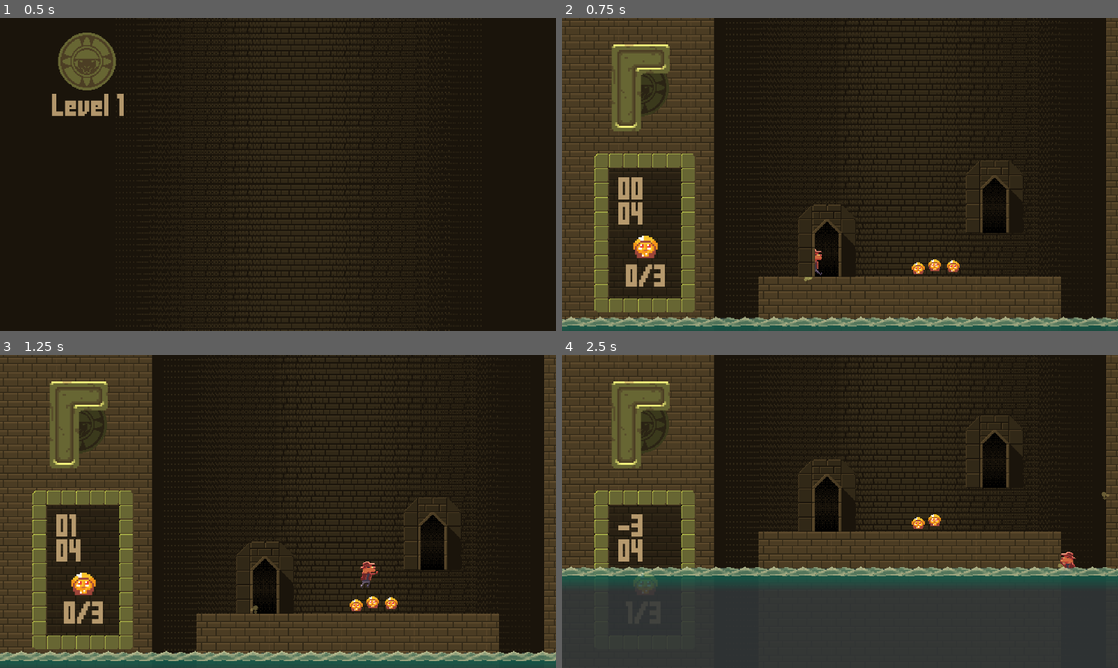
Above: before the commit, frames 1-4 (two rows, left to right).
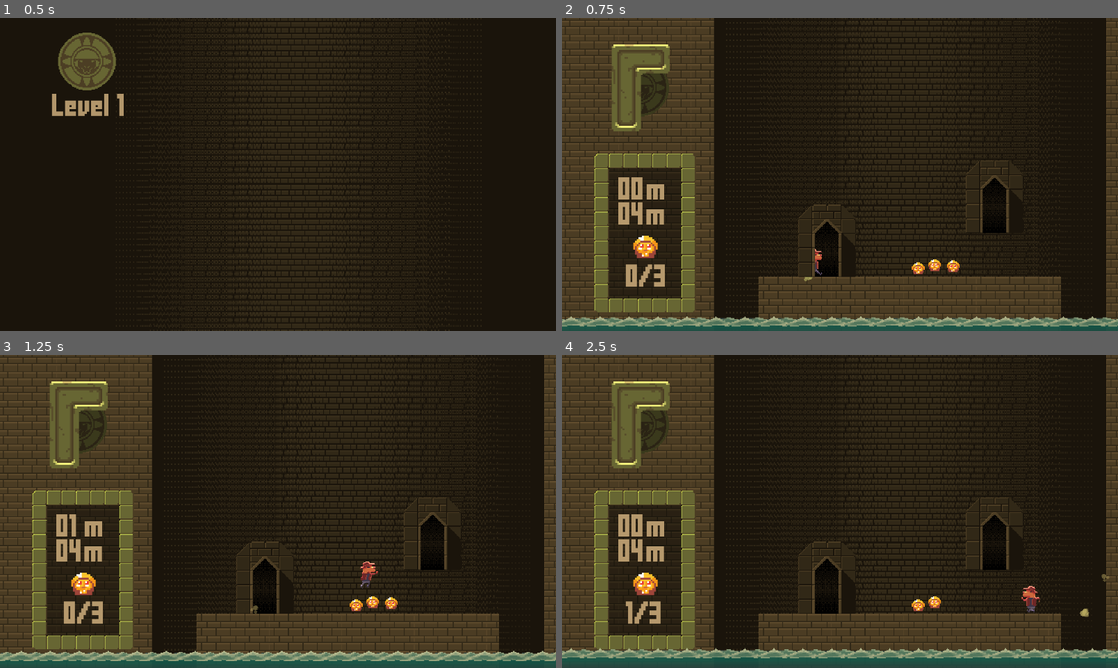
Above: after the commit, the same moments.

Repository: The-First-Pancake/gmtk-game-jam-2024
Game: Godot game, scene res://Levels/LevelSelect.tscn
Same seed, same stepped clock (60 frames per second), same inputs: the game is played once before the commit and once after it. The engine's default icon, where the game draws it, is replaced by a stand-in: a white triangle on a blue panel in a dark square.
Inputs (mouse positions are in pixels of both pictures, inside the frame that each line leads up to):
- Up to frame 1 (0.5 s): no input
- Up to frame 2 (0.75 s): tap Enter at 0.5 s; move the mouse to (650, 61) at 0.52 s; hold Right (move_right) from 0.53 s (still down); click (650, 61) at 0.6 s
- Up to frame 3 (1.25 s): keep holding Right (move_right); tap Space (jump) at 0.77 s
- Up to frame 4 (2.5 s): move the mouse to (639, 423) at 1.27 s; right-click (639, 423) at 1.35 s; click (639, 423) at 1.42 s; tap Space (jump) at 1.52 s; move the mouse to (895, 442) at 2.02 s; release Right (move_right) at 2.03 s; hold Left (move_left) from 2.03 s (still down); click (895, 442) at 2.1 s

Frame 1 is identical in both runs. In frame 2, 0.3% of the frame differs, in the area x 15-19%, y 53-66%; in frame 3, 0.3%; in frame 4, 38%, in the area x 0-100%, y 0-99%.

Commit message:
Fix meters label

Diff:
--- a/Levels/Template Level.tscn
+++ b/Levels/Template Level.tscn
@@ -25,7 +25,7 @@
 light_mode = 1
 
 [sub_resource type="RectangleShape2D" id="RectangleShape2D_gljxb"]
-size = Vector2(334.4, 265.6)
+size = Vector2(459.2, 265.6)
 
 [sub_resource type="RectangleShape2D" id="RectangleShape2D_375yt"]
 size = Vector2(344.96, 3752.8)
@@ -117,7 +117,7 @@
 [node name="StaticBody2D" type="StaticBody2D" parent="Cieling" groups=["terrain"]]
 
 [node name="CollisionShape2D" type="CollisionShape2D" parent="Cieling/StaticBody2D"]
-position = Vector2(479.84, 132.32)
+position = Vector2(542.24, 132.32)
 shape = SubResource("RectangleShape2D_gljxb")
 debug_color = Color(0, 0.595, 0.7, 0)
 
@@ -204,10 +204,19 @@
 [node name="HeightUI" type="Label" parent="Camera2D/UI"]
 offset_left = -765.0
 offset_top = 18.0
-offset_right = -563.0
+offset_right = -675.0
 offset_bottom = 209.0
-text = "100m
-666m"
+text = "00
+66"
+label_settings = SubResource("LabelSettings_448k6")
+
+[node name="HeightUI2" type="Label" parent="Camera2D/UI"]
+offset_left = -667.0
+offset_top = 18.0
+offset_right = -577.0
+offset_bottom = 209.0
+text = "m
+m"
 label_settings = SubResource("LabelSettings_448k6")
 
 [node name="Idol" type="Sprite2D" parent="Camera2D/UI"]
@@ -282,6 +291,17 @@
 texture = ExtResource("1_dtx2u")
 stretch_mode = 1
 
+[node name="Background2" type="TextureRect" parent="Parallax2D"]
+texture_filter = 1
+material = SubResource("CanvasItemMaterial_sacac")
+offset_left = 410.0
+offset_top = -16345.0
+offset_right = 1050.0
+offset_bottom = -12660.0
+scale = Vector2(3, 5)
+texture = ExtResource("1_dtx2u")
+stretch_mode = 1
+
 [node name="MusicMain" type="AudioStreamPlayer" parent="."]
 stream = ExtResource("20_myd6s")
 volume_db = -10.78
